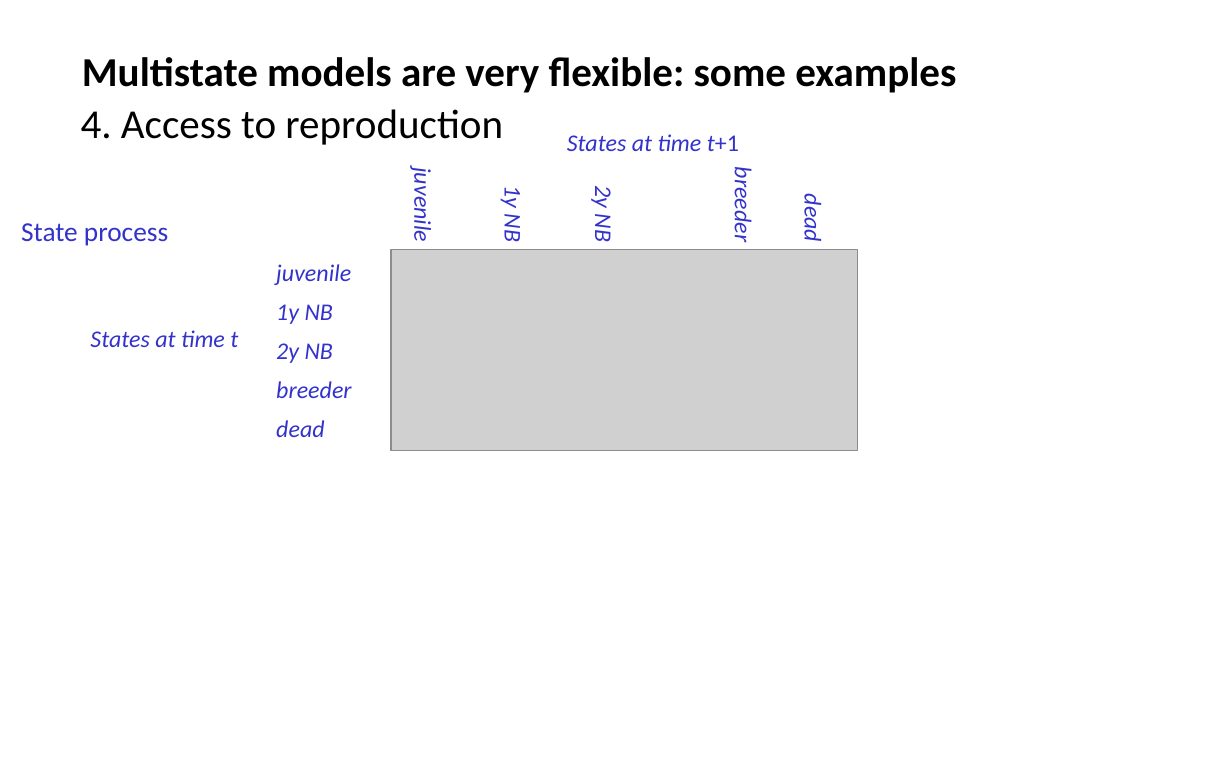
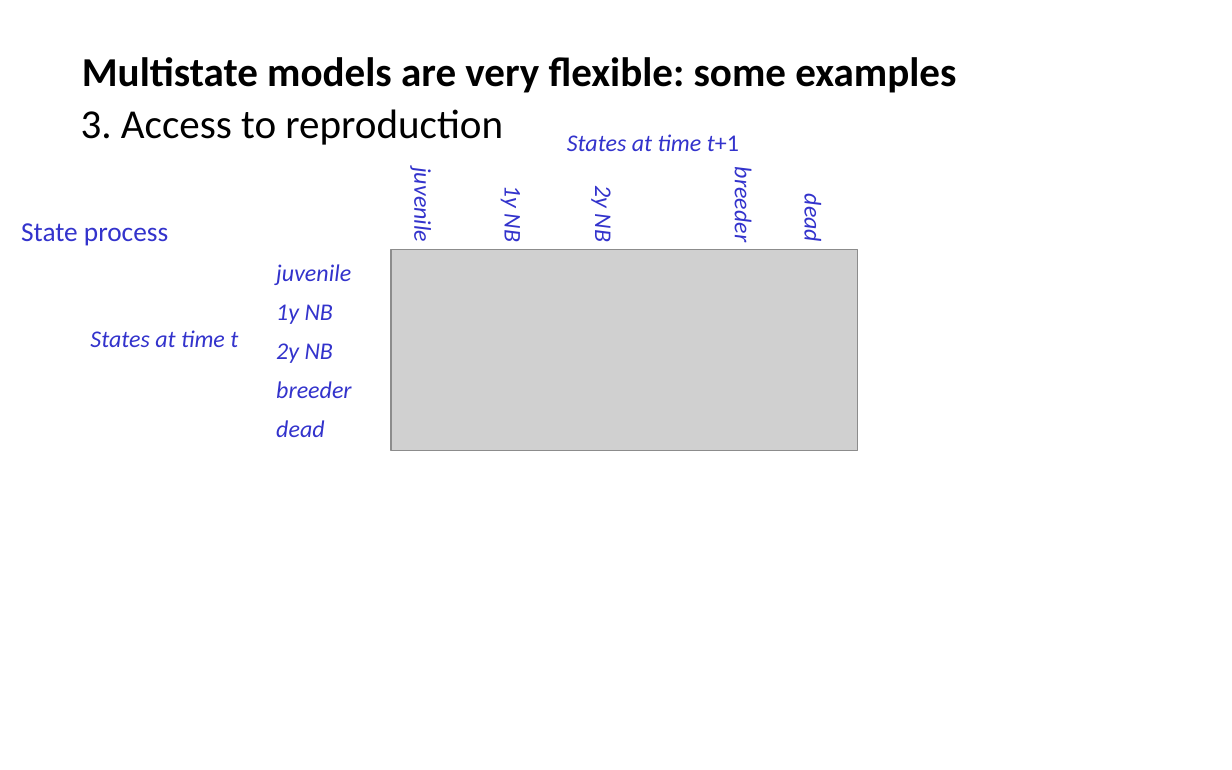
Before and after one commit to oliviergimenez/IPMworkshop, a slide deck: slide 40 of slides/multistatemodels_og.pptx (slide 26 before the commit). Drawn at 1232x770 pixels with LibreOffice and Linux fonts; fonts in the diff are those of the drawing; grey boxes stand for pictures. Boxes give left, top, right and bottom in pixels: in the first picture for what was removed or moved away, otherwise in the second. Text is boxed around its words. In the diff, an @@ line names an element or a change of style, - is before the commit and + after.

```diff
--- a/slides/multistatemodels_og.pptx
+++ b/slides/multistatemodels_og.pptx
@@ text at (81,109,503,145): text changed @@
-4. Access to reproduction
+3. Access to reproduction
```
Also in this commit, not shown: 19 other slides changed, 15 slides added, 5 other files.
